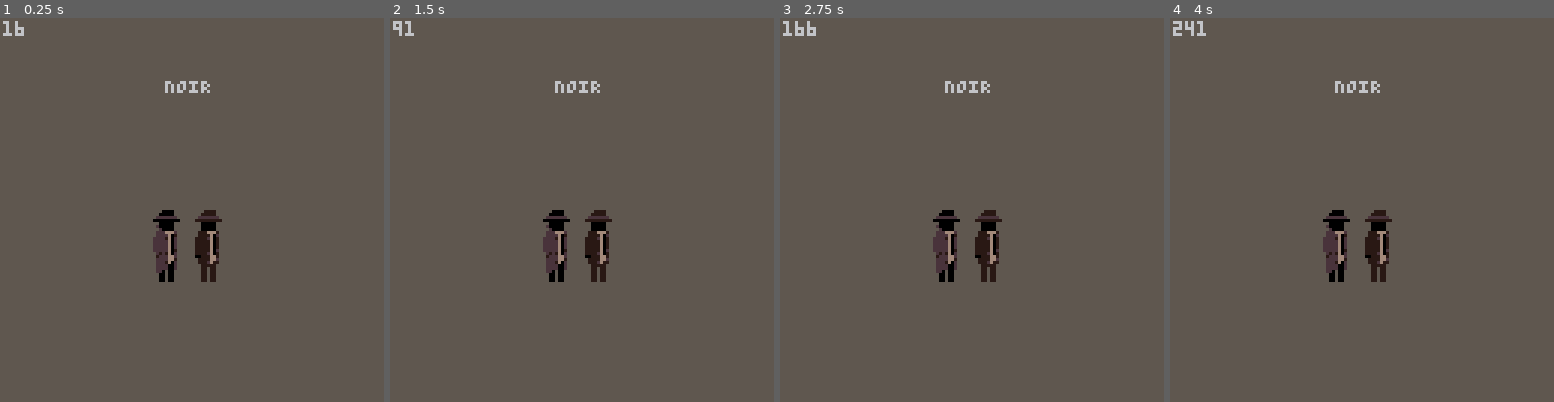
Above: before the commit, frames 1-4 (left to right).
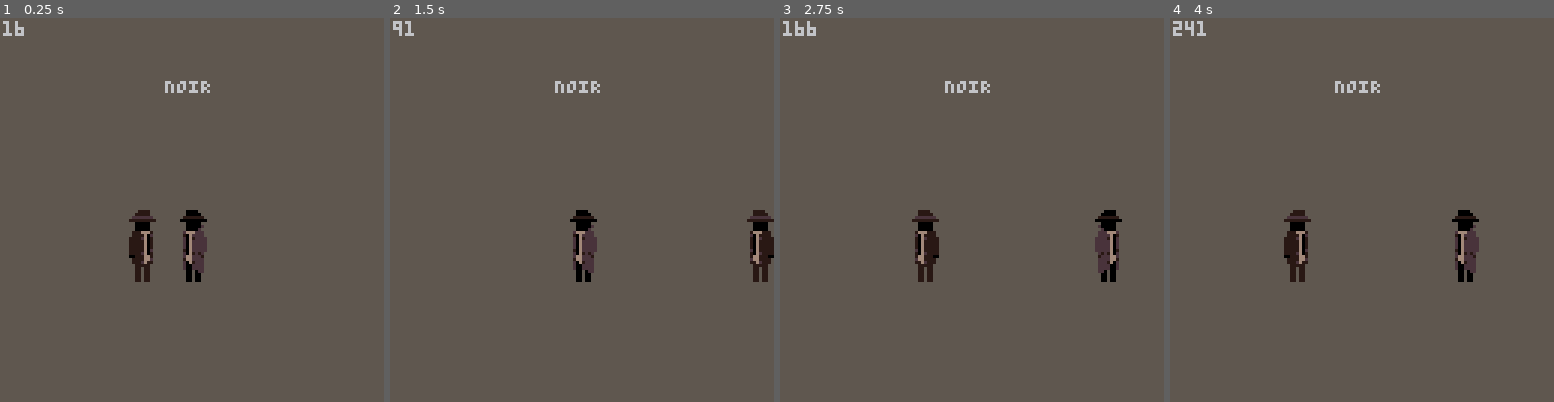
Above: after the commit, the same moments.

Repository: SneerfulArk/noir
Game: PICO-8 cartridge noir.p8
The game is run twice, just before and just after one commit, with the same random seed, the same clock (stepped at 60 frames per second) and the same inputs.
Inputs:
- Up to frame 1 (0.25 s): no input
- Up to frame 2 (1.5 s): no input
- Up to frame 3 (2.75 s): hold Right 1.6-2.1 s; hold Right from 2.47 s (still down)
- Up to frame 4 (4 s): release Right at 3.03 s; hold Left 3.08-3.58 s

The runs differ from the first frame. In frame 1, 3.4% of the frame differs, in the area x 33-58%, y 50-69%; in frame 2, 3.4%; in frame 3, 3.6%; in frame 4, 3.7%, in the area x 29-81%, y 50-69%.

Commit message:
v0.3.0
Added: Draw function 'draw_obj()' using new object property 'fx' (Horizontal Flip).
Added: Movement function 'move_obj()' using new object property 'spd'.
Added: Movement logic for player and enemy in their respective update() functions.
Changed: Organized tables for better visibility.

Diff:
--- a/noir.p8
+++ b/noir.p8
@@ -41,11 +41,11 @@
 -----#region 2. CLOCK
 
 function init_clock()
-    ticks=0
+    ticks = 0
 end
 
 function update_clock()
-    ticks+=1
+    ticks += 1
 end
 
 
@@ -53,20 +53,34 @@
 
 function init_player()
     plr={
-        x=48,
-        y=64,
-        w=2,
-        h=3,
-        spr=0
+        x   = 56,
+        y   = 64,
+        w   = 2,
+        h   = 3,
+        spr = 0,
+        spd = 0,
+        fx  = true
     }
 end
 
 function update_player()
-
+    move_obj(plr)
+    if btn(0) then
+        plr.spd = -1
+    elseif btn(1) then
+        plr.spd = 1
+    else
+        plr.spd = 0
+    end
+    if plr.spd>0 then
+        plr.fx=false
+    elseif plr.spd<0 then
+        plr.fx=true
+    end
 end
 
 function draw_player()
-    spr(plr.spr,plr.x,plr.y,plr.w,plr.h)
+    draw_obj(plr)
 end
 
 
@@ -74,20 +88,30 @@
 
 function init_enemies()
     en={
-        x=62,
-        y=64,
-        w=2,
-        h=3,
-        spr=2
+        x   = 24,
+        y   = 64,
+        w   = 2,
+        h   = 3,
+        spr = 2,
+        spd = 1,
+        fx  = false
     }
 end
 
 function update_enemies()
-
+    move_obj(en)
+    if (en.x+13) >= 128 then
+        en.spd    = -1
+        en.fx     = true
+    end
+    if en.x<=0 then
+        en.spd    = 1
+        en.fx     = false
+    end
 end
 
 function draw_enemies()
-    spr(en.spr,en.x,en.y,en.w,en.h)
+    draw_obj(en)
 end
 
 -----#region 5. COMBAT
@@ -114,9 +138,13 @@
 	end
 end
 
-
-
-
+function move_obj(obj)
+    obj.x+=obj.spd
+end
+
+function draw_obj(obj)
+    spr(obj.spr,obj.x,obj.y,obj.w,obj.h,obj.fx)
+end
 
 
 
@@ -148,7 +176,7 @@
 __gfx__
 11111100001111111111112222111111111111111111111111111111111111111111111111111111111111111111111111111111111111111111111111111111
 11111000001111111111122222111111111111111111111111111111111111111111111111111111111111111111111111111111111111111111111111111111
-11114444444111111111444444411111111111111111111111111111111111111111111111111111111111111111111111111111111111111111111111111111
+11112222222111111111444444411111111111111111111111111111111111111111111111111111111111111111111111111111111111111111111111111111
 11100000000011111112222222221111111111111111111111111111111111111111111111111111111111111111111111111111111111111111111111111111
 11111000001111111111100000111111111111111111111111111111111111111111111111111111111111111111111111111111111111111111111111111111
 11114000001111111111100000111111111111111111111111111111111111111111111111111111111111111111111111111111111111111111111111111111
Not shown, changed: the sound effects (__sfx__) section of noir.p8
